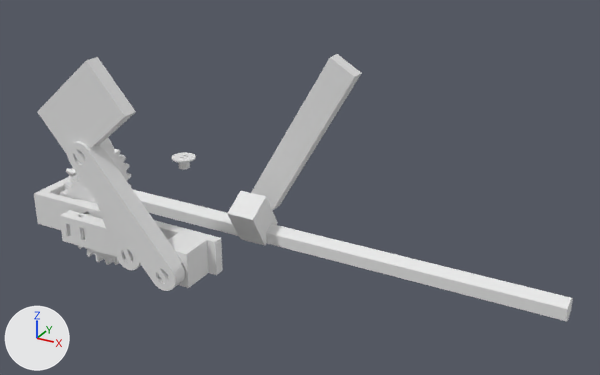
The Blender file UselessMachine/blender/0002_no_slider_mechanism.blend, before and after one commit.
One viewpoint serves both versions: a camera (50 mm lens) standing at (192.0, -202.0, 130.0) and looking at (69.0, 21.0, 18.0). The axes (+X, +Y, +Z) are drawn at lower left. The lights are the same throughout. The first picture is the older version.

Objects in the first picture: 'beam_a.001', 'beam_b.001', 'beam_c.001', 'beam_c_ref', 'driveshaft.001', 'gear_a.001', 'gear_b.001', 'gear_test', 'stopper.001', 'switch.001' and 1 more.
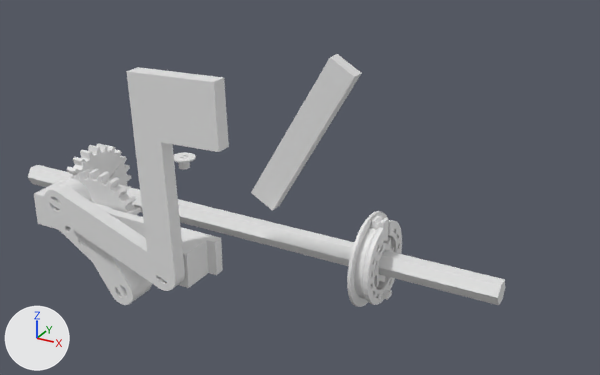
Changed parts and their boxes [x1, y1, x2, y2] in the pictures (600 x 375 px):
'beam_c_ref', moved, turned
    before: [38, 57, 182, 278]
    after: [126, 67, 229, 280]
'driveshaft.001', moved, turned
    before: [133, 190, 573, 321]
    after: [28, 165, 505, 305]
'beam_c.001', turned
    before: [67, 141, 185, 291]
    after: [44, 184, 185, 291]
'beam_b.001', moved, turned
    before: [96, 138, 141, 270]
    after: [57, 179, 142, 305]
'one_way_back_housing', added
    after: [347, 211, 402, 307]
'beam_a.001', turned (mostly hidden afterwards)
    before: [59, 210, 116, 257]
    after: [58, 222, 152, 295]
'stopper.001', hidden
    before: [227, 191, 278, 246]
'gear_a.001', turned (mostly hidden before)
    before: [60, 147, 131, 196]
    after: [62, 144, 131, 187]
'one_way_gear', added
    after: [374, 237, 394, 288]
'one_way_stopper', added
    after: [371, 216, 388, 241]

The change, as a diff of the scene's bpy script:
```diff
--- a/UselessMachine/blender/0002_no_slider_mechanism.blend.py
+++ b/UselessMachine/blender/0002_no_slider_mechanism.blend.py
@@ me_cube_007 @@
+me_cube_007.from_pydata(...)  # 20 vertices, 18 faces; spans x -1.0..1.0, y -1.0..1.0, z -2.0..2.0
@@ me_cylinder_005 @@
+me_cylinder_005.from_pydata(...)  # 636 vertices, 660 faces; spans x -1.8..1.8, y -1.8..1.8, z -0.5..7.51
@@ me_cylinder_025 @@
+me_cylinder_025.from_pydata(...)  # 192 vertices, 192 faces; spans x -0.82..0.82, y -0.82..0.82, z -0.5..0.5
@@ ob_gear_a_001 @@
 ob_gear_a_001.location = (-18.0, 18.0, 0.0)
-ob_gear_a_001.rotation_euler = (1.571, 6.283, 1.571)  # degrees (90, 360, 90)
+ob_gear_a_001.rotation_euler = (1.571, 0.565, 1.571)  # degrees (90, 32, 90)
 ob_gear_a_001.scale = (30.5, 30.5, 4.3)
@@ ob_driveshaft_001 @@
 ob_driveshaft_001 = bpy.data.objects.new('driveshaft.001', me_cylinder_011)
-ob_driveshaft_001.location = (65.0, 18.0, 0.0)
-ob_driveshaft_001.rotation_euler = (1.571, 6.283, 1.571)  # degrees (90, 360, 90)
+ob_driveshaft_001.location = (45.0, 18.0, 0.0)
+ob_driveshaft_001.rotation_euler = (1.571, 0.565, 1.571)  # degrees (90, 32, 90)
 ob_driveshaft_001.scale = (8.0, 8.0, 191.0)
@@ ob_beam_a_001 @@
 ob_beam_a_001.location = (0.0, -11.0, 0.0)
-ob_beam_a_001.rotation_euler = (0.0, 6.283, 0.0)  # degrees (0, 360, 0)
+ob_beam_a_001.rotation_euler = (0.0, 0.565, 0.0)  # degrees (0, 32, 0)
 ob_beam_a_001.scale = (26.0, 5.0, 10.0)
@@ ob_beam_b_001 @@
 ob_beam_b_001 = bpy.data.objects.new('beam_b.001', me_cylinder_031)
-ob_beam_b_001.location = (27.0, -13.5, 0.0)
-ob_beam_b_001.rotation_euler = (0.0, -1.889, 0.0)  # degrees (0, -108, 0)
+ob_beam_b_001.location = (22.8, -13.5, -14.5)
+ob_beam_b_001.rotation_euler = (0.0, -2.162, 0.0)  # degrees (0, -124, 0)
 ob_beam_b_001.scale = (10.0, 10.0, 2.0)
@@ ob_beam_c_001 @@
 ob_beam_c_001.location = (45.0, -18.5, 0.0)
-ob_beam_c_001.rotation_euler = (0.0, -2.278, 0.0)  # degrees (0, -131, 0)
+ob_beam_c_001.rotation_euler = (0.0, -2.792, 0.0)  # degrees (0, -160, 0)
 ob_beam_c_001.scale = (10.0, 10.0, 2.0)
@@ ob_stopper_001 @@
 ob_stopper_001.location = (55.0, 18.0, 0.0)
-ob_stopper_001.rotation_euler = (0.0, 7.33, 1.571)  # degrees (0, 60, 90)
+ob_stopper_001.rotation_euler = (0.0, 1.613, 1.571)  # degrees (0, 92, 90)
 ob_stopper_001.scale = (15.0, 10.0, 10.0)
+ob_stopper_001.hide_set(True)
@@ ob_beam_c_ref @@
 ob_beam_c_ref = bpy.data.objects.new('beam_c_ref', me_cube_027)
-ob_beam_c_ref.location = (45.0, -20.0, 0.0)
-ob_beam_c_ref.rotation_euler = (0.0, -2.278, 0.0)  # degrees (0, -131, 0)
+ob_beam_c_ref.location = (45.0, -21.0, 0.0)
+ob_beam_c_ref.rotation_euler = (0.0, -1.607, 0.0)  # degrees (0, -92, 0)
 ob_beam_c_ref.scale = (45.0, 5.0, 10.0)
@@ ob_one_way_stopper @@
+ob_one_way_stopper = bpy.data.objects.new('one_way_stopper', me_cube_007)
+ob_one_way_stopper.location = (100.0, 18.0, 11.0)
+ob_one_way_stopper.rotation_euler = (0.0, 0.0, 3.142)  # degrees (0, 0, 180)
+ob_one_way_stopper.scale = (2.0, 2.0, 2.0)
@@ ob_one_way_back_housing @@
+ob_one_way_back_housing = bpy.data.objects.new('one_way_back_housing', me_cylinder_005)
+ob_one_way_back_housing.location = (97.0, 18.0, 0.0)
+ob_one_way_back_housing.rotation_euler = (0.0, 1.571, 0.0)  # degrees (0, 90, 0)
+ob_one_way_back_housing.scale = (8.75, 8.75, 1.0)
@@ ob_one_way_gear @@
+ob_one_way_gear = bpy.data.objects.new('one_way_gear', me_cylinder_025)
+ob_one_way_gear.location = (100.0, 18.0, 0.0)
+ob_one_way_gear.rotation_euler = (0.0, 1.571, 3.142)  # degrees (0, 90, 180)
+ob_one_way_gear.scale = (10.0, 10.0, 4.0)
```
